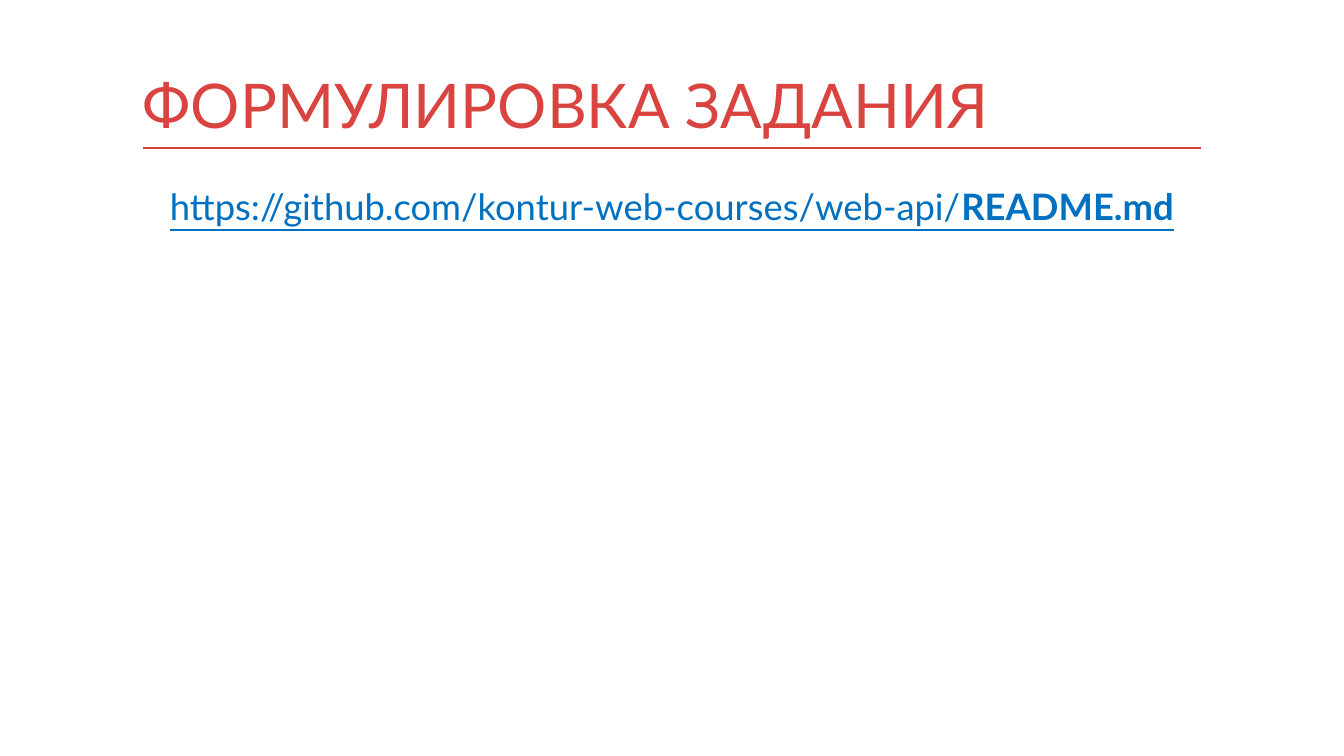
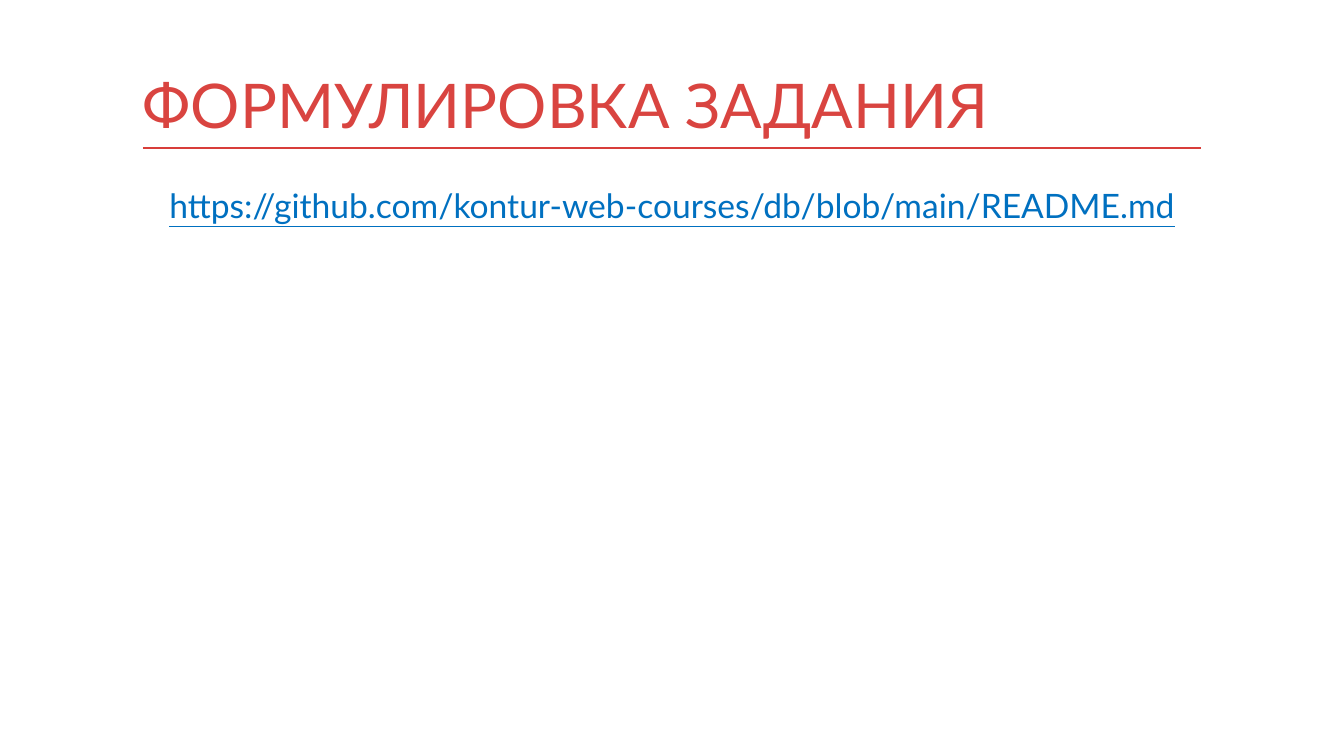
Before and after one commit to waverma/db, a slide deck: slide 79 of db.pptx. Drawn at 1344x756 pixels with LibreOffice and Linux fonts; fonts in the diff are those of the drawing. Boxes give left, top, right and bottom in pixels: in the first picture for what was removed or moved away, otherwise in the second. Text is boxed around its words. In the diff, an @@ line names an element or a change of style, - is before the commit and + after.

Commit message:
Slides update

```diff
--- a/db.pptx
+++ b/db.pptx
@@ text at (x1=169, y1=193, x2=1174, y2=224): text changed; size 26 to 24 pt @@
-https://github.com/kontur-web-courses/web-api/README.md
+https://github.com/kontur-web-courses/db/blob/main/README.md
```
Also in this commit, not shown: 1 other slide changed.
